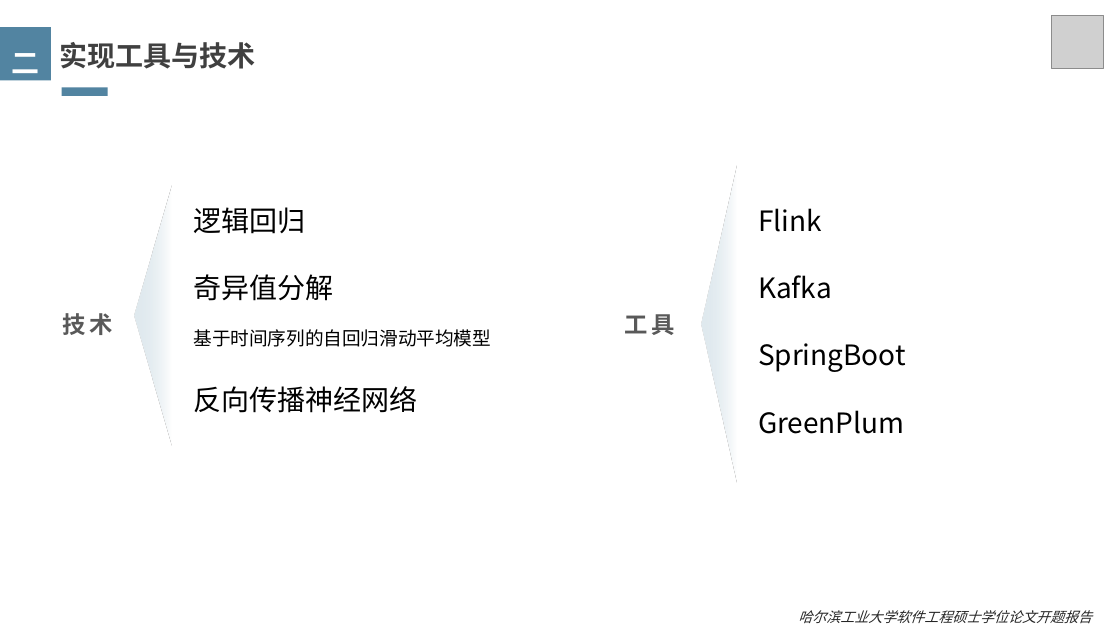
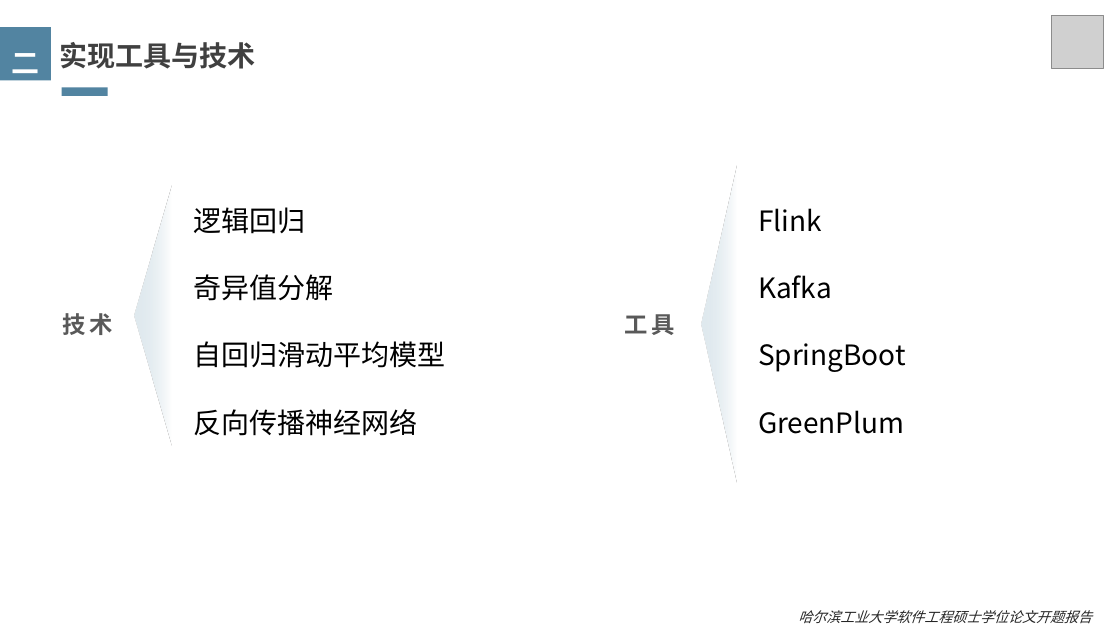
Before and after one commit to xiaopangwei/hitdb-stock-forecast-parent, a slide deck: slide 6 of document/opening/论文.pptx. Drawn at 1120x630 pixels with LibreOffice and Linux fonts; fonts in the diff are those of the drawing; grey boxes stand for pictures. Boxes give left, top, right and bottom in pixels: in the first picture for what was removed or moved away, otherwise in the second. Text is boxed around its words. In the diff, an @@ line names an element or a change of style, - is before the commit and + after.

```diff
--- a/document/opening/论文.pptx
+++ b/document/opening/论文.pptx
@@ text at [194, 341, 446, 368]: text changed; size 16 to 24 pt @@
-基于时间序列的自回归滑动平均模型
+自回归滑动平均模型
```
Also in this commit, not shown: 10 other slides changed, 1 slide added, 33 other files.
